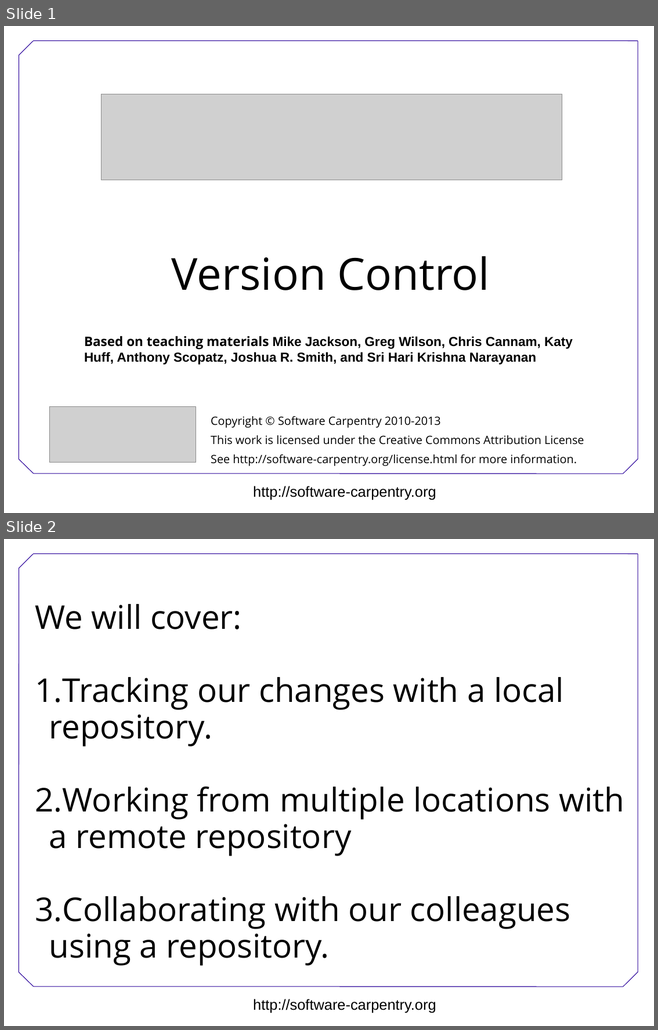
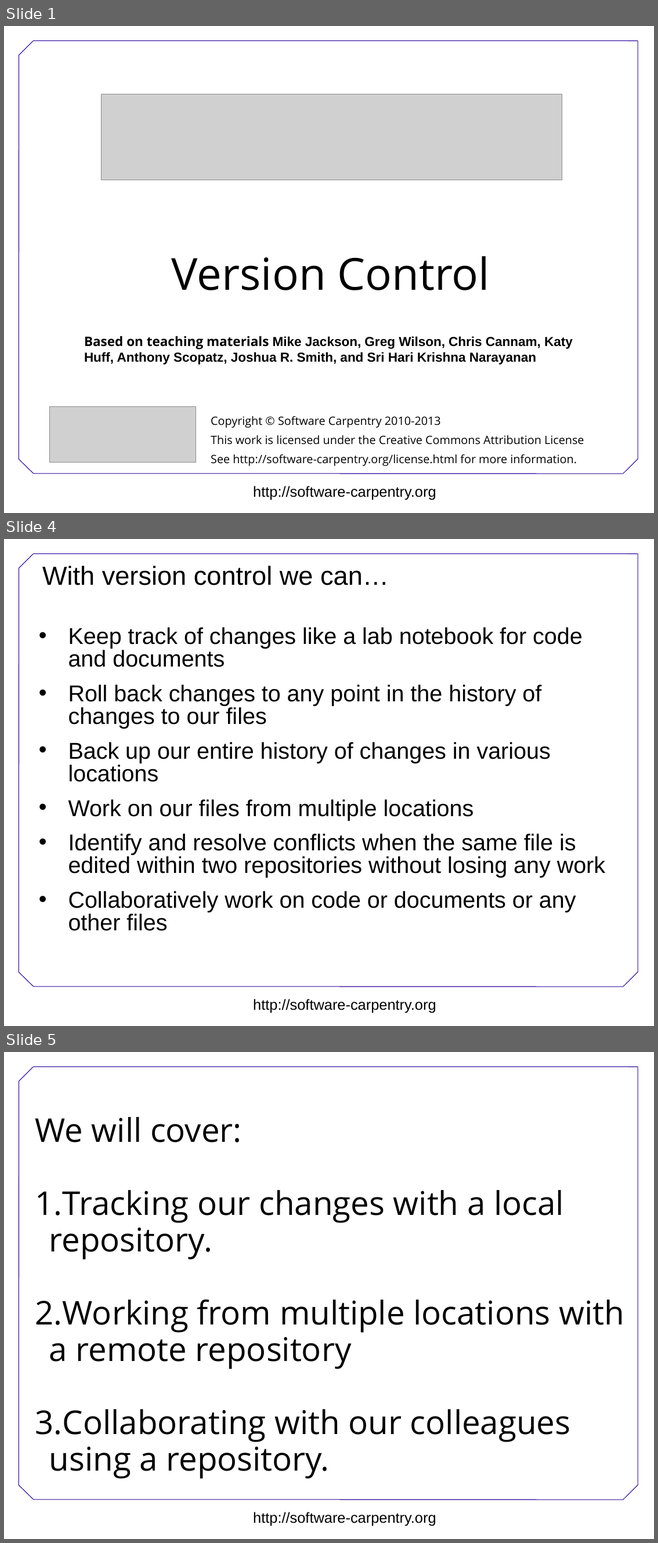
Before and after one commit to swcarpentry/DEPRECATED-boot-camps, a slide deck: version-control/Version-control.ppt. Shown one above the other, each under a label of ours: slides 1 and 2 before the commit, slides 1, 4 and 5 after it; the slides between them are not shown. The pictures are 658x1030 and 658x1543 pixels, drawn with LibreOffice and Linux fonts; fonts in the diff are those of the drawing; grey boxes stand for pictures; background and template pictures are left out. Boxes give left, top, right and bottom in pixels: in the first picture for what was removed or moved away, otherwise in the second. Text is boxed around its words. In the diff, an @@ line names an element or a change of style, - is before the commit and + after.

Commit message:
Updated the PP slides

```diff
--- a/version-control/Version-control.ppt
+++ b/version-control/Version-control.ppt
@@ slide 4 added at (x1=4, y1=539, x2=654, y2=1026), background #FFFFFF; not listed: 8 template elements that a slide beside it also shows @@
@@ title added at (x1=42, y1=566, x2=389, y2=585), 32 pt, text #000000 @@
+With version control we can…
@@ text added at (x1=68, y1=627, x2=605, y2=931), 28 pt, text #000000 @@
+• Keep track of changes like a lab notebook for code and documents
+• Roll back changes to any point in the history of changes to our files
+• Back up our entire history of changes in various locations
+• Work on our files from multiple locations
+• Identify and resolve conflicts when the same file is edited within two repositories without losing any work
+• Collaboratively work on code or documents or any other files
@@ what was slide 2 is now slide 5 @@
```
Also in this commit, not shown: 2 other slides added, 1 other file.
